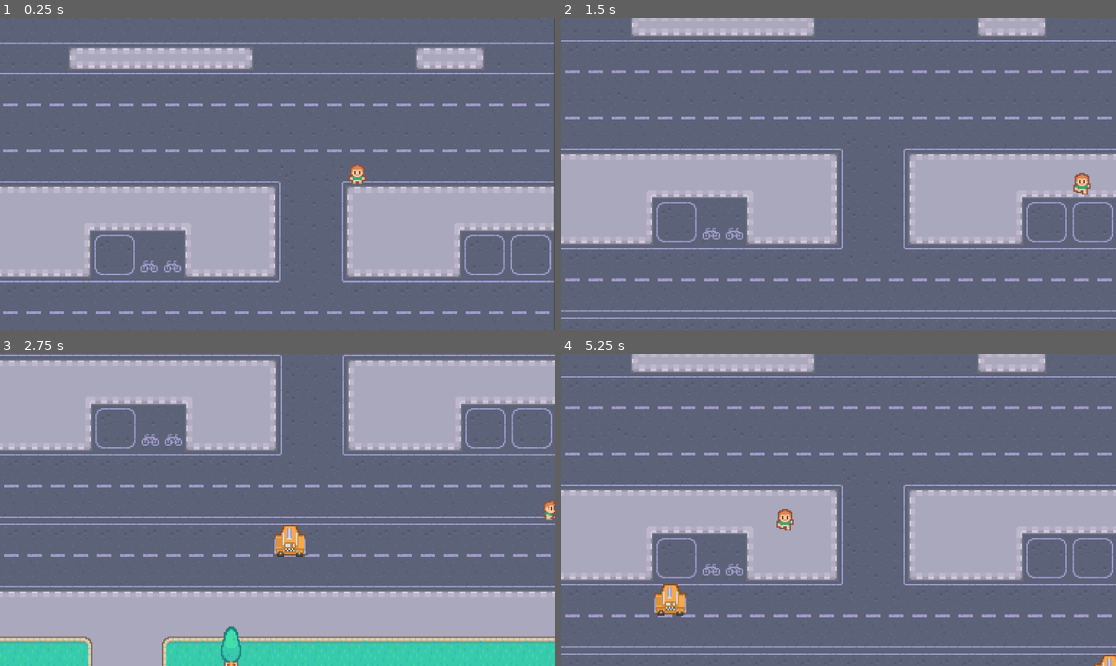
Above: before the commit, frames 1-4 (two rows, left to right).
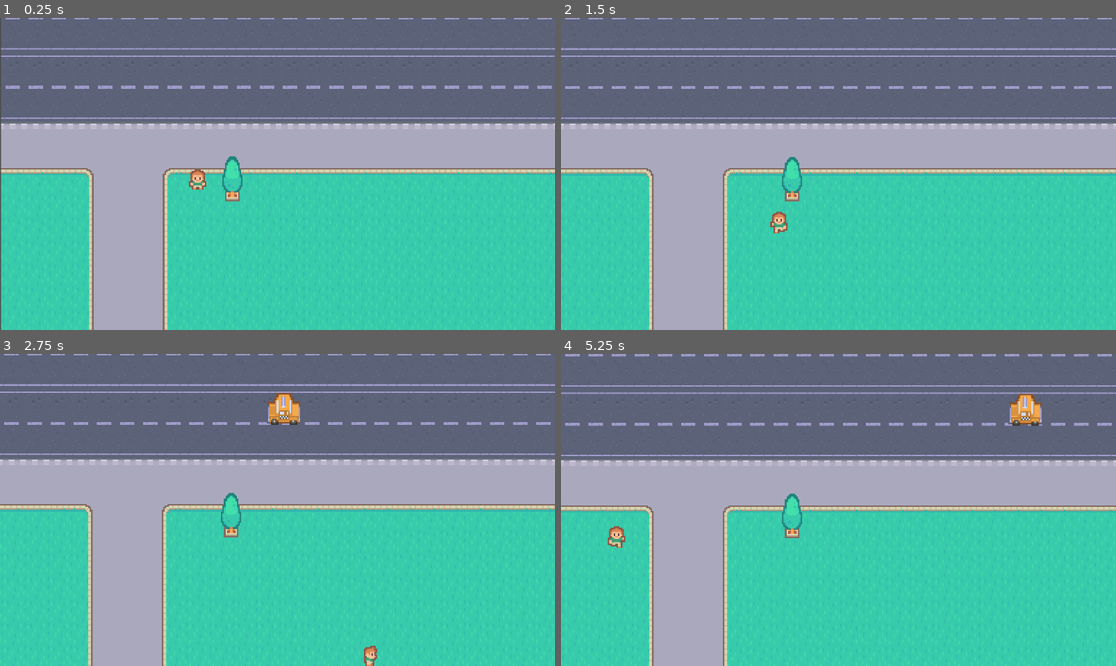
Above: after the commit, the same moments.

Repository: localhost-chetan/godot-frogger
Game: Godot game, scene res://scenes/Main.tscn
Same seed, same stepped clock (60 frames per second), same inputs: the game is played once before the commit and once after it.
Inputs:
- Up to frame 1 (0.25 s): no input
- Up to frame 2 (1.5 s): hold D (right) 0.53-1.28 s; hold S (down) from 1.28 s (still down)
- Up to frame 3 (2.75 s): release S (down) at 2.03 s; hold D (right) from 2.03 s (still down)
- Up to frame 4 (5.25 s): release D (right) at 2.78 s; hold W (up) 2.78-3.53 s; hold A (left) 3.53-5.03 s; hold S (down) from 5.03 s (still down)

The runs differ from the first frame. In frame 1, 70% of the frame differs, in the area x 0-100%, y 0-100%; in frame 2, 67%; in frame 3, 77%; in frame 4, 67%.

Commit message:
Configure collision layers and convert Car to Area2D
Set up 2D physics layers with proper collision_layer and collision_mask values across all nodes.

- Add layer names in project.godot: Player, Walls, Cars, Water, Logs, Goal
- Convert Car from AnimatableBody2D to Area2D for overlap detection
- Set Player collision_layer=2, collision_mask=13 (walls + cars + logs)
- Add border walls on layer 8 with proper masks
- Add collision shapes for terrain obstacles in Main.tscn
- Connect Car's body_entered signal to trigger game over flow
- Update Tree's collision shape from CapsuleShape2D to RectangleShape2D
- Adjust Player collision shape size and position for better fit

Diff:
--- a/project.godot
+++ b/project.godot
@@ -54,6 +54,22 @@
 ]
 }
 
+[layer_names]
+
+2d_physics/layer_1="Terrain"
+2d_physics/layer_2="Player"
+2d_physics/layer_3="Cars"
+2d_physics/layer_4="Walls"
+
+[physics]
+
+2d/layer_1="Player"
+2d/layer_2="Walls"
+2d/layer_3="Cars"
+2d/layer_4="Water"
+2d/layer_5="Logs"
+2d/layer_6="Goal"
+
 [rendering]
 
 textures/canvas_textures/default_texture_filter=0
--- a/scenes/Car.tscn
+++ b/scenes/Car.tscn
@@ -5,7 +5,9 @@
 
 [sub_resource type="RectangleShape2D" id="RectangleShape2D_ys5ts"]
 
-[node name="Car" type="AnimatableBody2D" unique_id=512862296]
+[node name="Car" type="Area2D" unique_id=1304485464]
+collision_layer = 4
+collision_mask = 2
 script = ExtResource("1_ys5ts")
 
 [node name="Sprite2D" type="Sprite2D" parent="." unique_id=1793710748]
--- a/scenes/Main.tscn
+++ b/scenes/Main.tscn
@@ -12,6 +12,12 @@
 [sub_resource type="SegmentShape2D" id="SegmentShape2D_rarhs"]
 b = Vector2(-1.6785172e-05, -384)
 
+[sub_resource type="RectangleShape2D" id="RectangleShape2D_rarhs"]
+size = Vector2(136.7861, 14)
+
+[sub_resource type="RectangleShape2D" id="RectangleShape2D_vcsgt"]
+size = Vector2(51.336895, 14)
+
 [node name="Main" type="Node2D" unique_id=1120329893]
 script = ExtResource("1_rarhs")
 metadata/_edit_vertical_guides_ = [1920.0]
@@ -20,11 +26,12 @@
 [node name="Map" type="Sprite2D" parent="." unique_id=1564908248]
 position = Vector2(192, 320)
 texture = ExtResource("1_elqb8")
-metadata/_edit_lock_ = true
 
 [node name="Borders" type="Node" parent="." unique_id=702434313]
 
 [node name="Left" type="StaticBody2D" parent="Borders" unique_id=2087445480]
+collision_layer = 8
+collision_mask = 0
 metadata/_edit_lock_ = true
 
 [node name="CollisionShape2D" type="CollisionShape2D" parent="Borders/Left" unique_id=385353693]
@@ -34,6 +41,8 @@
 [node name="Right" type="StaticBody2D" parent="Borders" unique_id=485084164]
 visible = false
 position = Vector2(384, 0)
+collision_layer = 8
+collision_mask = 0
 metadata/_edit_lock_ = true
 
 [node name="CollisionShape2D" type="CollisionShape2D" parent="Borders/Right" unique_id=268164680]
@@ -41,6 +50,8 @@
 shape = SubResource("SegmentShape2D_0bbpv")
 
 [node name="Top" type="StaticBody2D" parent="Borders" unique_id=1386872473]
+collision_layer = 8
+collision_mask = 0
 metadata/_edit_lock_ = true
 
 [node name="CollisionShape2D" type="CollisionShape2D" parent="Borders/Top" unique_id=416381612]
@@ -49,6 +60,8 @@
 
 [node name="Bottom" type="StaticBody2D" parent="Borders" unique_id=1571500327]
 position = Vector2(0, 640)
+collision_layer = 8
+collision_mask = 0
 metadata/_edit_lock_ = true
 
 [node name="CollisionShape2D" type="CollisionShape2D" parent="Borders/Bottom" unique_id=1315455344]
@@ -60,10 +73,11 @@
 [node name="CarTimer" type="Timer" parent="Timers" unique_id=939111013]
 autostart = true
 
-[node name="Objects" type="Node" parent="." unique_id=21522748]
+[node name="Objects" type="Node2D" parent="." unique_id=42097411]
+y_sort_enabled = true
 
 [node name="Player" parent="Objects" unique_id=1240177178 instance=ExtResource("2_rvslj")]
-position = Vector2(248, 328)
+position = Vector2(136, 536)
 
 [node name="Tree" parent="Objects" unique_id=1937586874 instance=ExtResource("3_0bbpv")]
 position = Vector2(160, 536)
@@ -94,4 +108,22 @@
 [node name="Marker2D7" type="Marker2D" parent="CarStartPositions" unique_id=1369309987]
 position = Vector2(384, 462)
 
+[node name="Collisions" type="Node" parent="." unique_id=1386182456]
+
+[node name="StaticBody2D" type="StaticBody2D" parent="Collisions" unique_id=1878651743]
+collision_layer = 8
+collision_mask = 2
+
+[node name="CollisionShape2D" type="CollisionShape2D" parent="Collisions/StaticBody2D" unique_id=1414332755]
+position = Vector2(112.052505, 248)
+scale = Vector2(0.935, 1)
+shape = SubResource("RectangleShape2D_rarhs")
+
+[node name="StaticBody2D2" type="StaticBody2D" parent="Collisions" unique_id=1436153887]
+
+[node name="CollisionShape2D" type="CollisionShape2D" parent="Collisions/StaticBody2D2" unique_id=1523497868]
+position = Vector2(312, 248)
+scale = Vector2(0.935, 1)
+shape = SubResource("RectangleShape2D_vcsgt")
+
 [connection signal="timeout" from="Timers/CarTimer" to="." method="_on_car_timer_timeout"]
--- a/scenes/Player.tscn
+++ b/scenes/Player.tscn
@@ -94,9 +94,11 @@
 }]
 
 [sub_resource type="RectangleShape2D" id="RectangleShape2D_v6fml"]
-size = Vector2(31, 20.666668)
+size = Vector2(24.697117, 25.314322)
 
 [node name="Player" type="CharacterBody2D" unique_id=1720772128]
+collision_layer = 2
+collision_mask = 13
 script = ExtResource("1_v6fml")
 
 [node name="AnimatedSprite2D" type="AnimatedSprite2D" parent="." unique_id=1108613231]
@@ -116,6 +118,6 @@
 position_smoothing_speed = 15.0
 
 [node name="CollisionShape2D" type="CollisionShape2D" parent="." unique_id=2062743606]
-position = Vector2(0.035, 0.25)
-scale = Vector2(0.25, 0.5)
+position = Vector2(-0.089, 4.454)
+scale = Vector2(0.337, 0.198)
 shape = SubResource("RectangleShape2D_v6fml")
--- a/scenes/Tree.tscn
+++ b/scenes/Tree.tscn
@@ -2,15 +2,17 @@
 
 [ext_resource type="Texture2D" uid="uid://boj6kq1t4mduj" path="res://assets/graphics/objects/tree potted.png" id="1_2cic4"]
 
-[sub_resource type="CapsuleShape2D" id="CapsuleShape2D_omb14"]
-radius = 5.0
-height = 24.0
+[sub_resource type="RectangleShape2D" id="RectangleShape2D_2cic4"]
 
 [node name="Tree" type="StaticBody2D" unique_id=1937586874]
+collision_mask = 0
 
 [node name="Sprite2D" type="Sprite2D" parent="." unique_id=1633766486]
+position = Vector2(0, 11)
 texture = ExtResource("1_2cic4")
+offset = Vector2(0, -12)
 
 [node name="CollisionShape2D" type="CollisionShape2D" parent="." unique_id=1816894652]
-position = Vector2(0, 2)
-shape = SubResource("CapsuleShape2D_omb14")
+position = Vector2(0, 9.45)
+scale = Vector2(0.5, 0.35)
+shape = SubResource("RectangleShape2D_2cic4")
--- a/scripts/car.gd
+++ b/scripts/car.gd
@@ -1,4 +1,4 @@
-extends AnimatableBody2D
+extends Area2D
 
 
 var direction := Vector2.LEFT
--- a/scripts/main.gd
+++ b/scripts/main.gd
@@ -3,9 +3,16 @@
 var car_scene:PackedScene = preload("res://scenes/Car.tscn")
 
 func _on_car_timer_timeout() -> void:
-	var car = car_scene.instantiate() as AnimatableBody2D
+	var car = car_scene.instantiate() as Area2D
 
 	var position_marker = $CarStartPositions.get_children().pick_random() as Marker2D
 
 	car.position = position_marker.position
 	$Objects.add_child(car)
+
+	car.connect("body_entered", go_to_title)
+
+
+func go_to_title(body: Node2D):
+	print(body)
+	print("Go to title")
--- a/scripts/player.gd
+++ b/scripts/player.gd
@@ -15,10 +15,9 @@
 
 func animation():
 	if (direction):
-		$AnimatedSprite2D.flip_h = direction.x > 0
-
 		if (direction.x != 0):
 			$AnimatedSprite2D.animation = "left"
+			$AnimatedSprite2D.flip_h = direction.x > 0 # Flip sprite horizontally when moving right
 		else:
 			$AnimatedSprite2D.animation = "up" if (direction.y < 0) else "down"
 	else:
